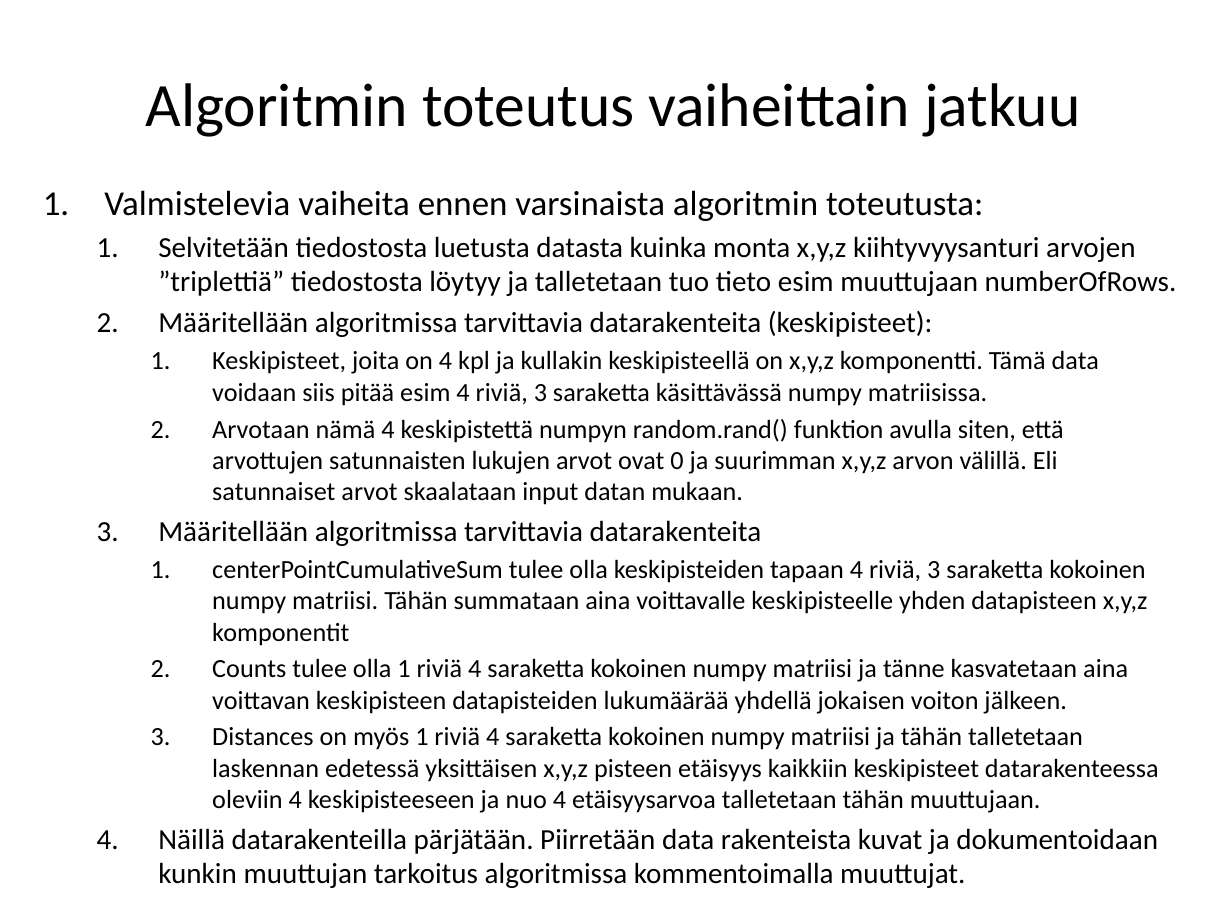
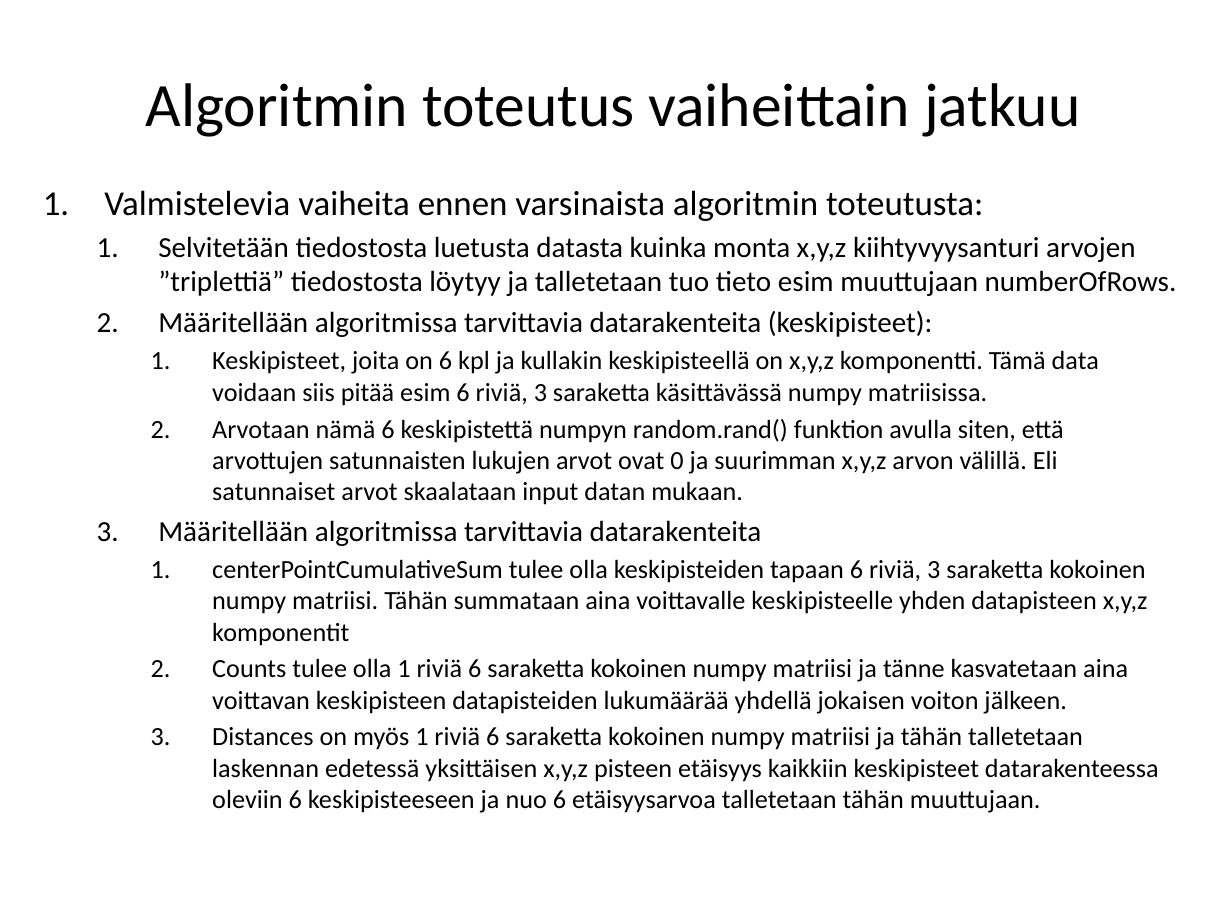
Before and after one commit to kajyrkka/TL_Project_Week5, a slide deck: slide 5 of Viikon 5 tehtavat.pptx. Drawn at 1232x924 pixels with LibreOffice and Linux fonts; fonts in the diff are those of the drawing; background and template pictures are left out. Boxes give left, top, right and bottom in pixels: in the first picture for what was removed or moved away, otherwise in the second. Text is boxed around its words. In the diff, an @@ line names an element or a change of style, - is before the commit and + after.

```diff
--- a/Viikon 5 tehtavat.pptx
+++ b/Viikon 5 tehtavat.pptx
@@ text at (212,350,1099,505): text changed @@
-    1. Keskipisteet, joita on 4 kpl ja kullakin keskipisteellä on x,y,z komponentti. Tämä data voidaan siis pitää esim 4 riviä, 3 saraketta käsittävässä numpy matriisissa.
-    2. Arvotaan nämä 4 keskipistettä numpyn random.rand() funktion avulla siten, että arvottujen satunnaisten lukujen arvot ovat 0 ja suurimman x,y,z arvon välillä. Eli satunnaiset arvot skaalataan input datan mukaan.
+    1. Keskipisteet, joita on 6 kpl ja kullakin keskipisteellä on x,y,z komponentti. Tämä data voidaan siis pitää esim 6 riviä, 3 saraketta käsittävässä numpy matriisissa.
+    2. Arvotaan nämä 6 keskipistettä numpyn random.rand() funktion avulla siten, että arvottujen satunnaisten lukujen arvot ovat 0 ja suurimman x,y,z arvon välillä. Eli satunnaiset arvot skaalataan input datan mukaan.
@@ text at (212,559,1159,813): text changed @@
-    1. centerPointCumulativeSum tulee olla keskipisteiden tapaan 4 riviä, 3 saraketta kokoinen numpy matriisi. Tähän summataan aina voittavalle keskipisteelle yhden datapisteen x,y,z komponentit
-    2. Counts tulee olla 1 riviä 4 saraketta kokoinen numpy matriisi ja tänne kasvatetaan aina voittavan keskipisteen datapisteiden lukumäärää yhdellä jokaisen voiton jälkeen.
-    3. Distances on myös 1 riviä 4 saraketta kokoinen numpy matriisi ja tähän talletetaan laskennan edetessä yksittäisen x,y,z pisteen etäisyys kaikkiin keskipisteet datarakenteessa oleviin 4 keskipisteeseen ja nuo 4 etäisyysarvoa talletetaan tähän muuttujaan.
-  4. Näillä datarakenteilla pärjätään. Piirretään data rakenteista kuvat ja dokumentoidaan kunkin muuttujan tarkoitus algoritmissa kommentoimalla muuttujat.
+    1. centerPointCumulativeSum tulee olla keskipisteiden tapaan 6 riviä, 3 saraketta kokoinen numpy matriisi. Tähän summataan aina voittavalle keskipisteelle yhden datapisteen x,y,z komponentit
+    2. Counts tulee olla 1 riviä 6 saraketta kokoinen numpy matriisi ja tänne kasvatetaan aina voittavan keskipisteen datapisteiden lukumäärää yhdellä jokaisen voiton jälkeen.
+    3. Distances on myös 1 riviä 6 saraketta kokoinen numpy matriisi ja tähän talletetaan laskennan edetessä yksittäisen x,y,z pisteen etäisyys kaikkiin keskipisteet datarakenteessa oleviin 6 keskipisteeseen ja nuo 6 etäisyysarvoa talletetaan tähän muuttujaan.
```
Also in this commit, not shown: 2 other slides changed, 3 slides removed, 2 other files.
